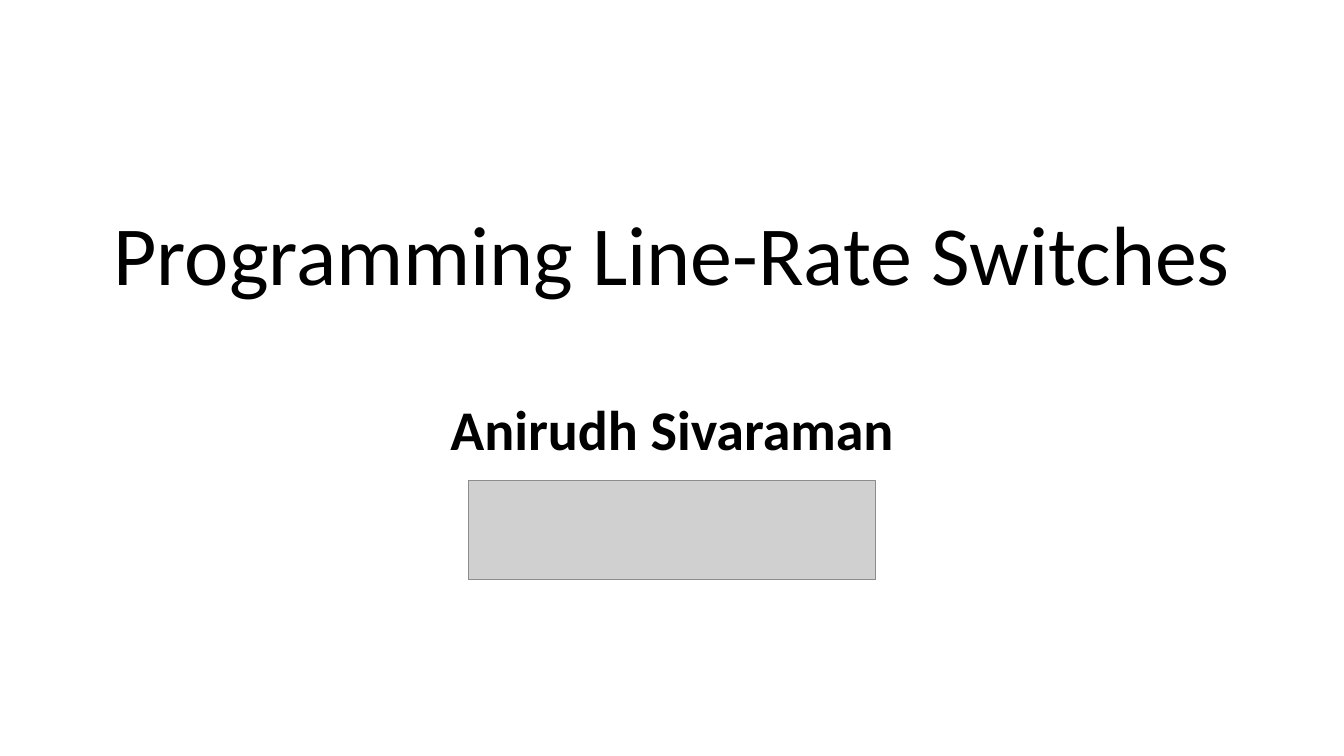
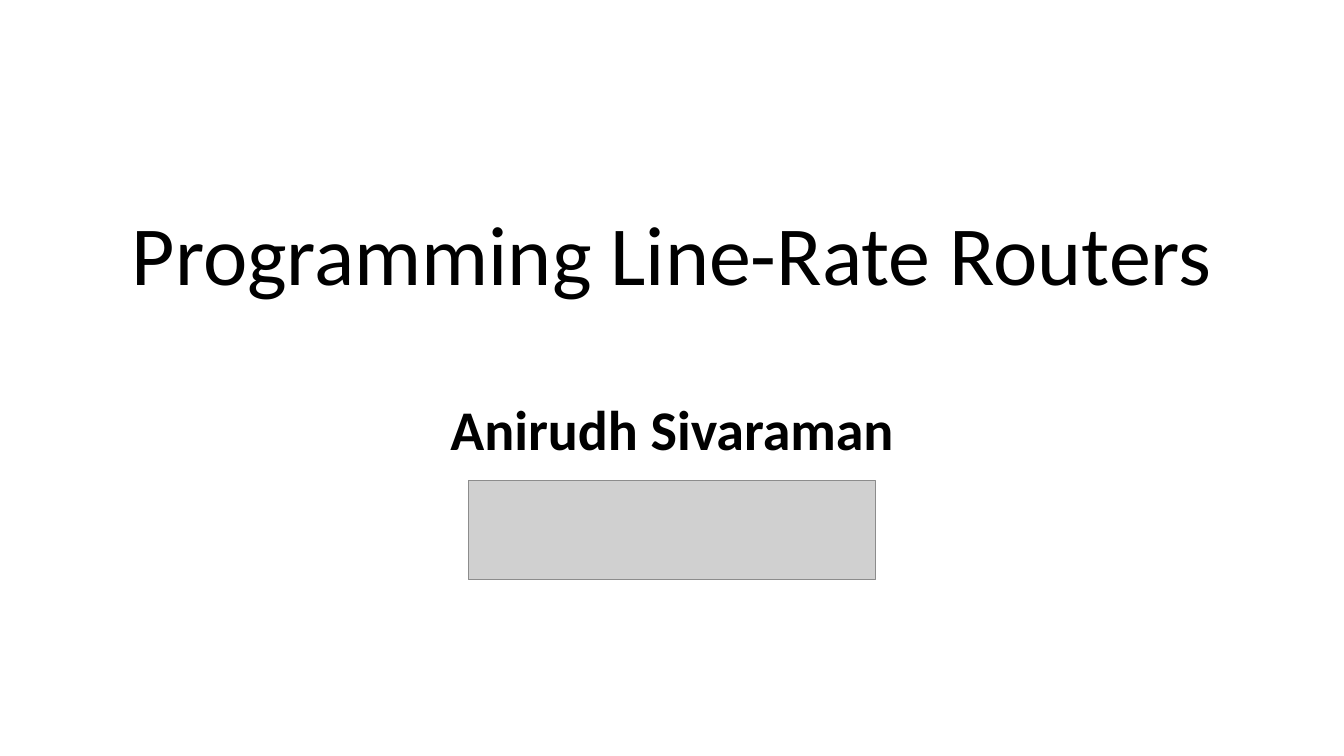
Before and after one commit to anirudhSK/pifo-domino-marple-ppts, a slide deck: slide 1 of combined_domino_pifo.pptx. Drawn at 1344x756 pixels with LibreOffice and Linux fonts; fonts in the diff are those of the drawing; grey boxes stand for pictures. Boxes give left, top, right and bottom in pixels: in the first picture for what was removed or moved away, otherwise in the second. Text is boxed around its words. In the diff, an @@ line names an element or a change of style, - is before the commit and + after.

```diff
--- a/combined_domino_pifo.pptx
+++ b/combined_domino_pifo.pptx
@@ title at (132,227,1212,300): text changed @@
-Programming Line-Rate Switches
+Programming Line-Rate Routers
```
Also in this commit, not shown: 5 other slides changed.
